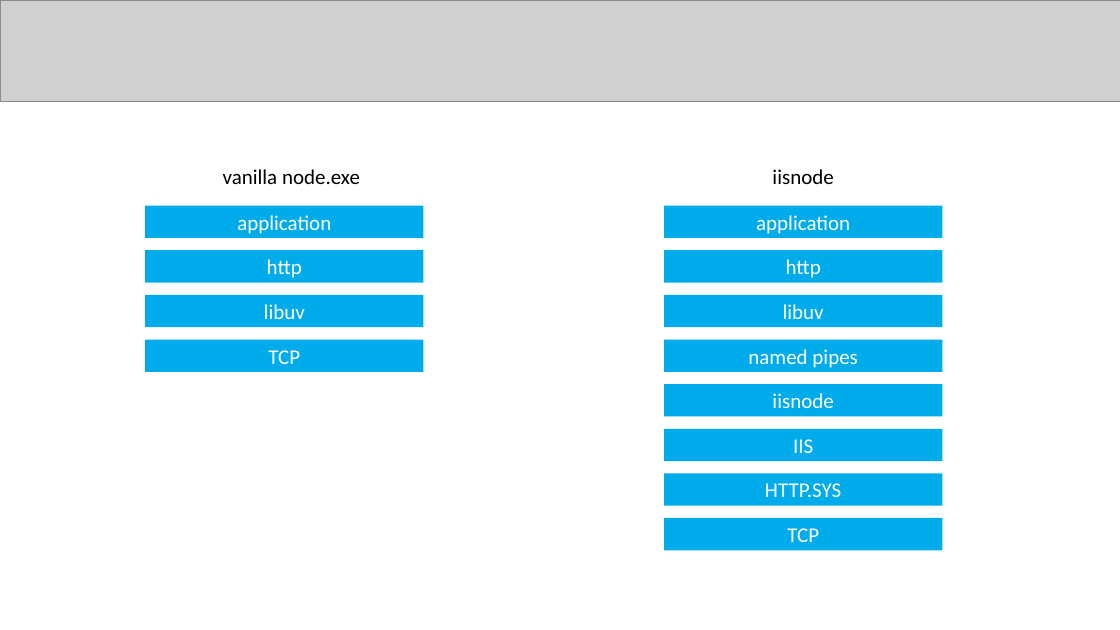
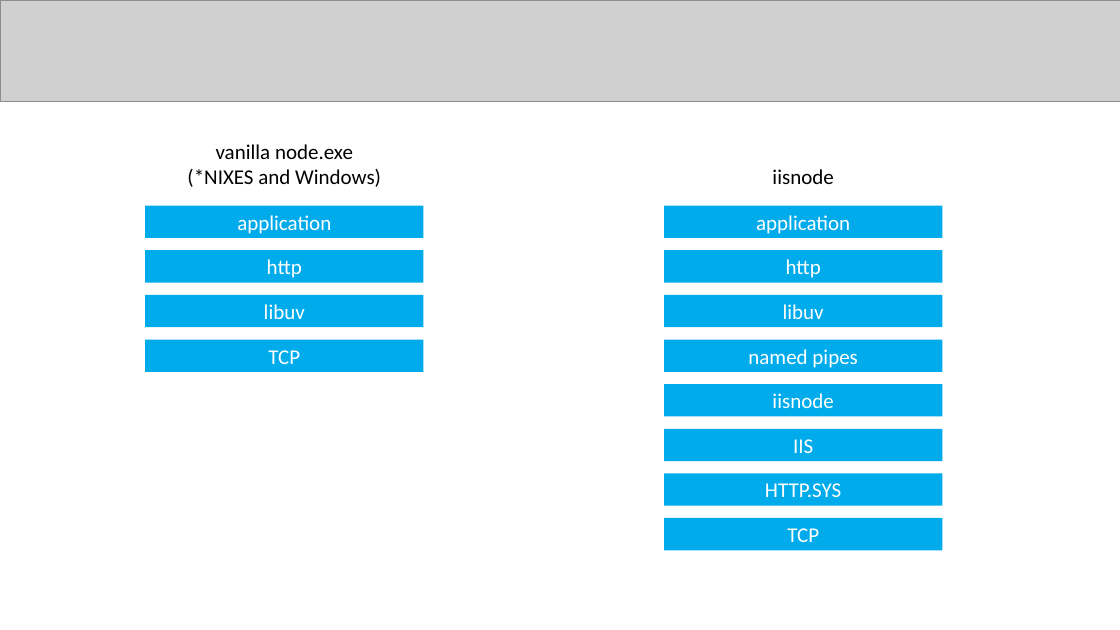
Before and after one commit to badescuga/NodeJsDemo, a slide deck: slide 14 of slidedeck/slides.pptx (slide 8 before the commit). Drawn at 1120x630 pixels with LibreOffice and Linux fonts; fonts in the diff are those of the drawing; grey boxes stand for pictures. Boxes give left, top, right and bottom in pixels: in the first picture for what was removed or moved away, otherwise in the second. Text is boxed around its words. In the diff, an @@ line names an element or a change of style, - is before the commit and + after.

```diff
--- a/slidedeck/slides.pptx
+++ b/slidedeck/slides.pptx
@@ text "vanilla node.exe": place and size @@
-text "vanilla node.exe" at (223,169,360,184)
+text "vanilla node.exe" at (187,144,381,187)
@@ text at (187,169,381,187): paragraph added @@
+(*NIXES and Windows)
```
Also in this commit, not shown: 6 other slides changed, 10 slides added, 2 slides removed.
